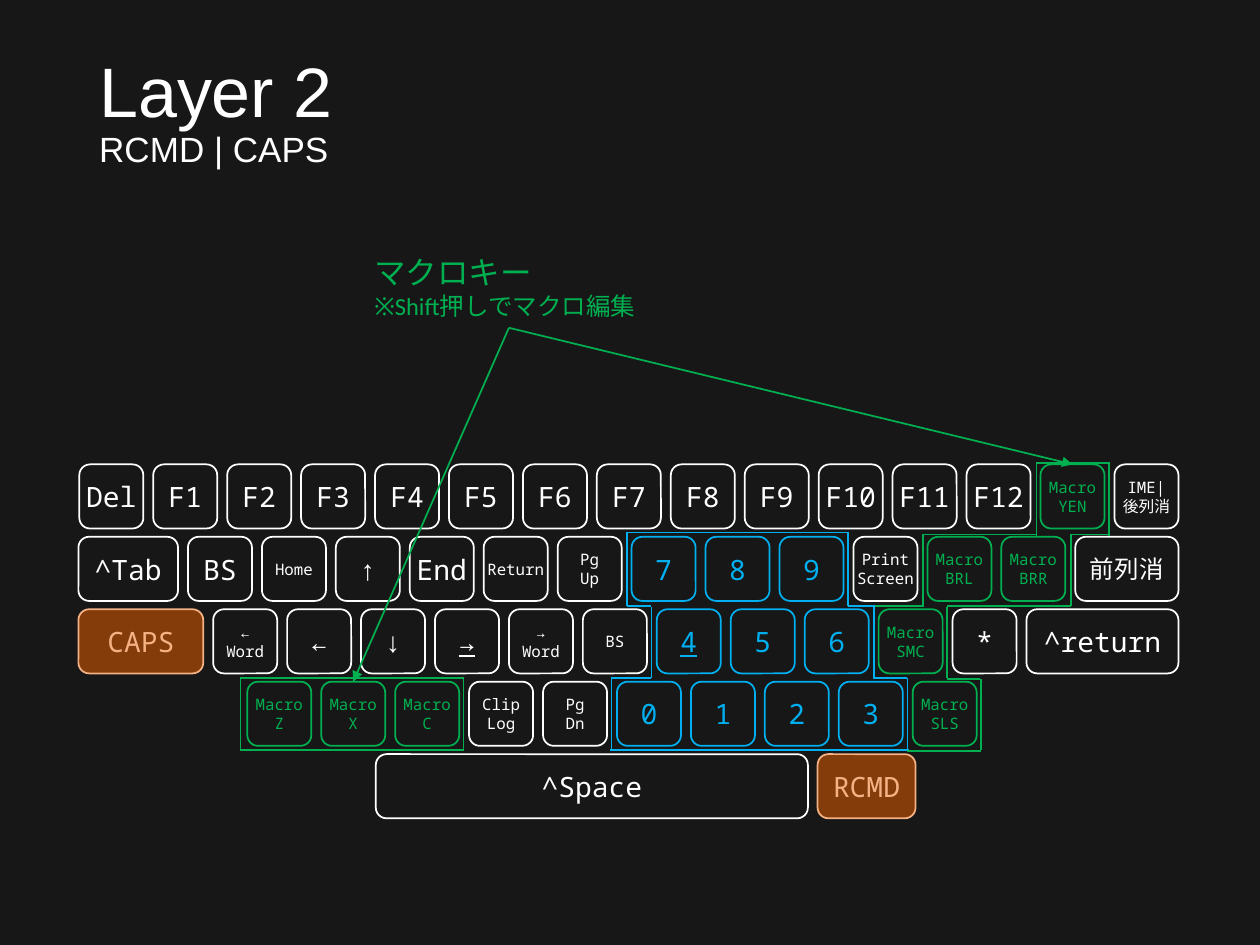
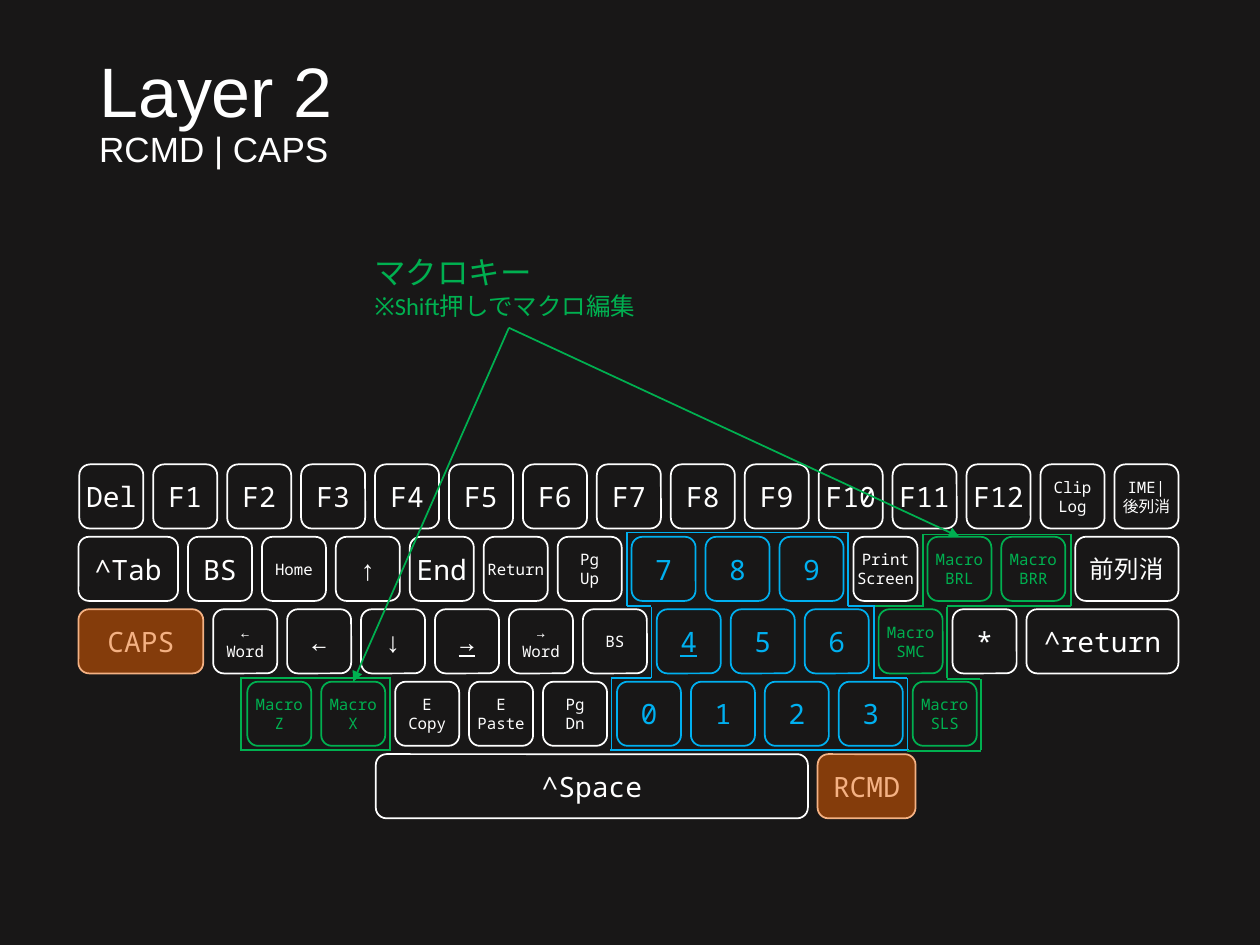
Before and after one commit to ittooo66/myAHKv2, a slide deck: slide 3 of MANUAL.pptx. Drawn at 1260x945 pixels with LibreOffice and Linux fonts; fonts in the diff are those of the drawing. Boxes give left, top, right and bottom in pixels: in the first picture for what was removed or moved away, otherwise in the second. Text is boxed around its words. In the diff, an @@ line names an element or a change of style, - is before the commit and + after.

Commit message:
manual update

```diff
--- a/MANUAL.pptx
+++ b/MANUAL.pptx
@@ arrow moved from (509, 328) - (1072, 465) to (509, 328) - (959, 537) @@
@@ rounded rectangle "Clip" at (x1=1041, y1=465, x2=1105, y2=529): outline #00B050 1 pt to #FFFFFF 1 pt @@
@@ text in rounded rectangle at (x1=1054, y1=481, x2=1092, y2=516): text changed; text colour #00B050 to #FFFFFF @@
-Macro
-YEN
+Clip
+Log
@@ line moved from (924, 534) - (1037, 534) to (924, 534) - (1072, 534) @@
@@ group removed at (x1=1037, y1=462, x2=1110, y2=536): 4 lines @@
@@ rectangle resized from (x1=241, y1=678, x2=464, y2=750) to (x1=241, y1=678, x2=389, y2=750) @@
@@ rounded rectangle "E" at (x1=396, y1=682, x2=460, y2=746): outline #00B050 1 pt to #FFFFFF 1 pt @@
@@ text in rounded rectangle at (x1=408, y1=698, x2=446, y2=733): text changed; text colour #00B050 to #FFFFFF @@
-Macro
-C
+E
+Copy
@@ text in rounded rectangle at (x1=477, y1=698, x2=524, y2=729): text changed @@
-Clip
-Log
+E
+Paste
```
